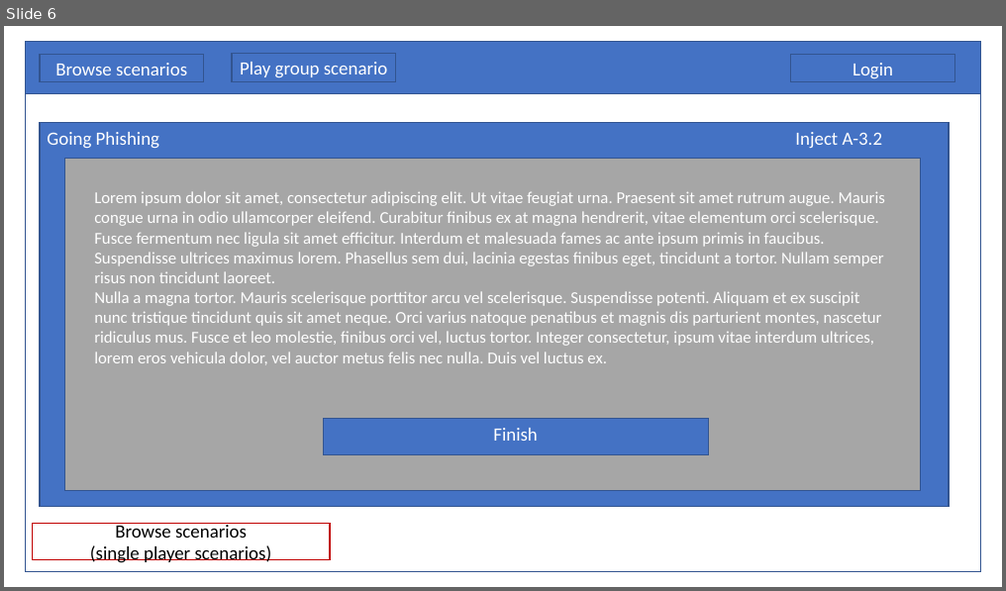
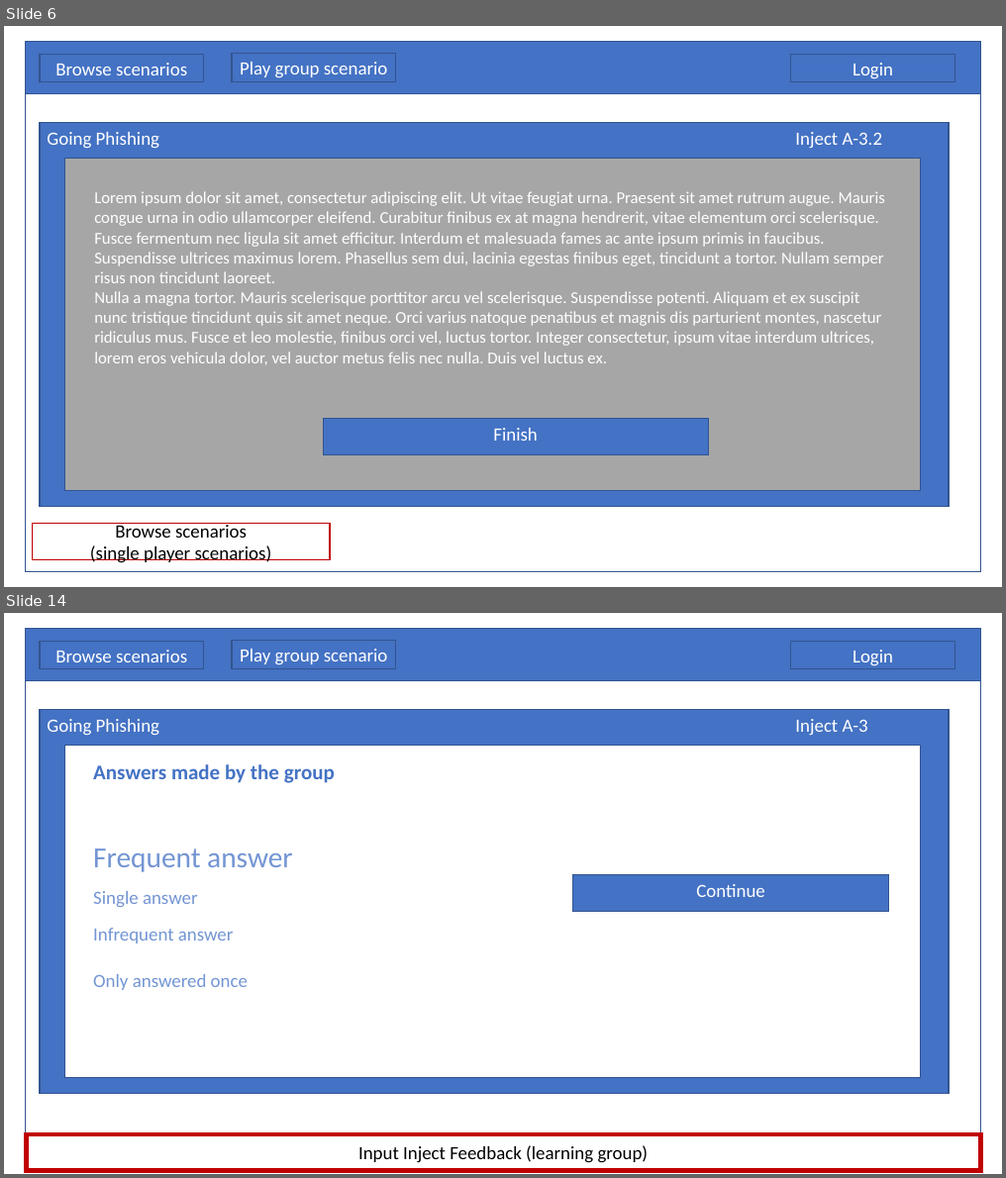
Before and after one commit to Elias-Ladenburger/CSEP, a slide deck: artefacts/concept-1.0/ideation/Lofi Wireframes.pptx. Shown one above the other, each under a label of ours: slide 6 before the commit, slides 6 and 14 after it; the slides between them are not shown. The pictures are 1006x591 and 1006x1178 pixels, drawn with LibreOffice and Linux fonts; fonts in the diff are those of the drawing. Boxes give left, top, right and bottom in pixels: in the first picture for what was removed or moved away, otherwise in the second. Text is boxed around its words. In the diff, an @@ line names an element or a change of style, - is before the commit and + after.

```diff
--- a/artefacts/concept-1.0/ideation/Lofi Wireframes.pptx
+++ b/artefacts/concept-1.0/ideation/Lofi Wireframes.pptx
@@ slide 14 added at [4,613,1002,1174], background #FFFFFF @@
@@ text added at [93,764,335,783], 20 pt, text #4472C4, bold @@
+Answers made by the group
@@ text added at [93,849,292,872], 28 pt, text #7395D3 @@
+Frequent answer
@@ group added at [26,628,981,1134]: 8 rectangles @@
+Browse scenarios
+Play group scenario
+Login
+Going Phishing Inject A-3
+Continue
@@ text added at [93,891,198,907], 18 pt, text #7395D3 @@
+Single answer
@@ text added at [93,928,234,944], 18 pt, text #7395D3 @@
+Infrequent answer
@@ text added at [93,974,248,990], 18 pt, text #7395D3 @@
+Only answered once
@@ rectangle added at [27,1135,981,1171], outline #C00000 4.5 pt, 18 pt, text #000000 @@
+Input Inject Feedback (learning group)
```
Also in this commit, not shown: 8 slides changed, 6 other slides added, 1 slide removed.
